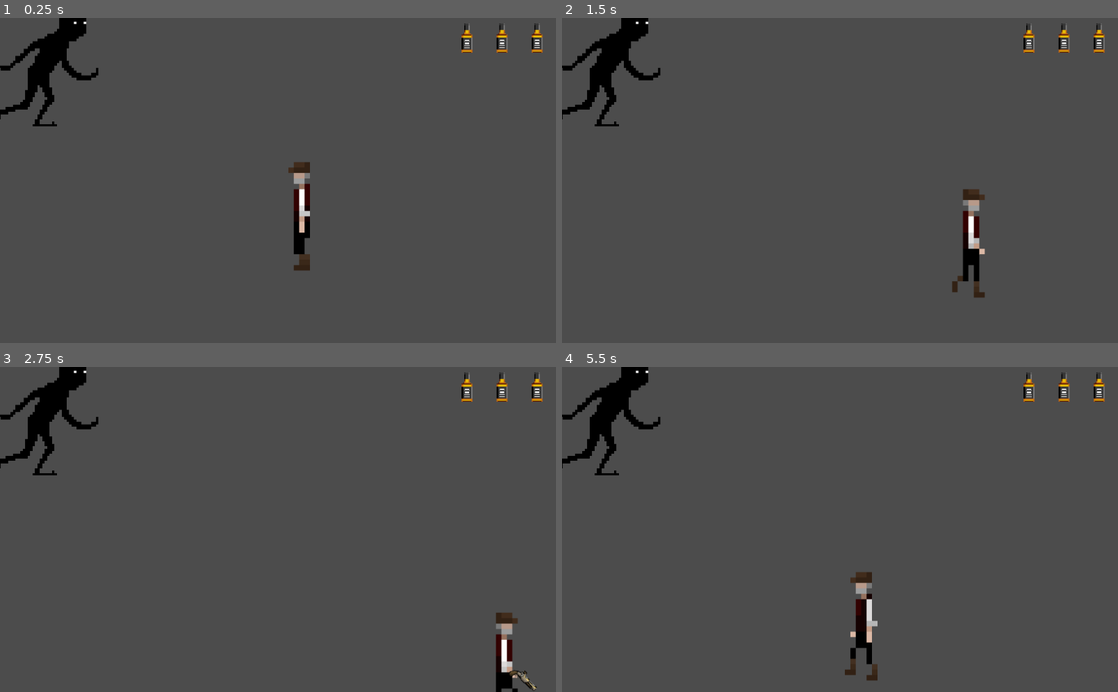
Above: before the commit, frames 1-4 (two rows, left to right).
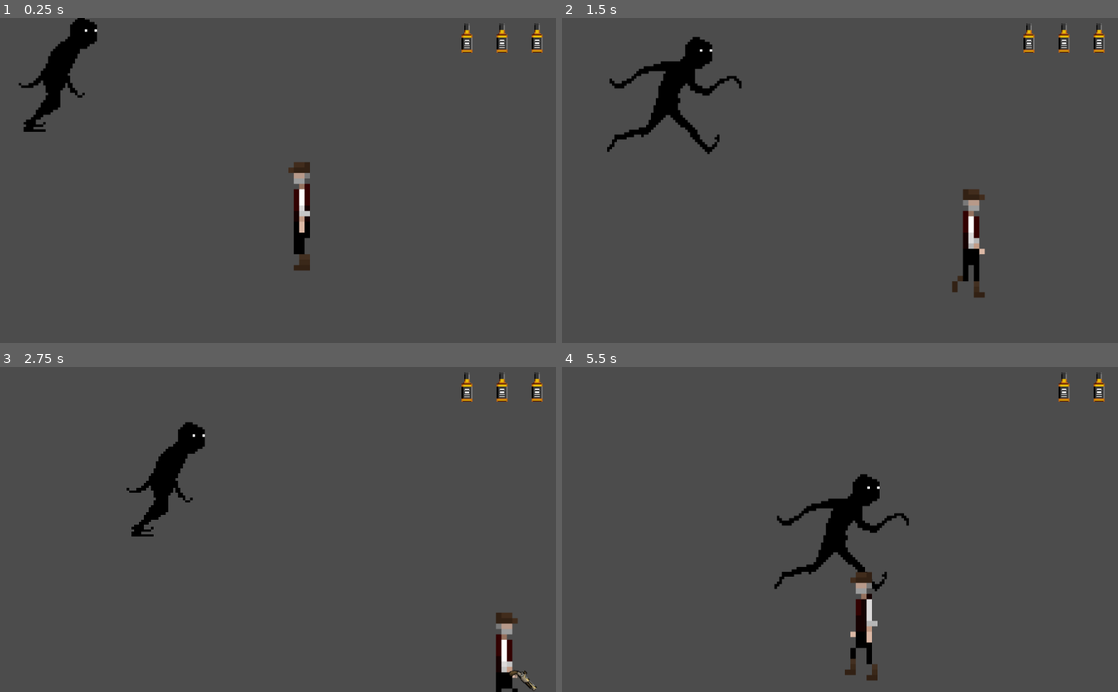
Above: after the commit, the same moments.

Repository: erickpea29/FinalDV
Game: Godot game, scene res://Pruebas.tscn
The game is run twice, just before and just after one commit, with the same random seed, the same clock (stepped at 60 frames per second) and the same inputs. This scene is started directly instead of the project's main scene. Sound files missing from this copy of the repository are replaced by a short silence.
Inputs (mouse positions are in pixels of both pictures, inside the frame that each line leads up to):
- Up to frame 1 (0.25 s): no input
- Up to frame 2 (1.5 s): move the mouse to (962, 164) at 0.52 s; hold Right (ui_right) 0.53-1.28 s; tap F (Shoot) at 0.6, 1.35 s; move the mouse to (728, 196) at 1.27 s; hold Down (ui_down) from 1.28 s (still down)
- Up to frame 3 (2.75 s): move the mouse to (333, 458) at 2.02 s; release Down (ui_down) at 2.03 s; hold Right (ui_right) from 2.03 s (still down); tap G (TakeGun) at 2.1 s; tap F (Shoot) at 2.3 s
- Up to frame 4 (5.5 s): move the mouse to (812, 594) at 2.77 s; release Right (ui_right) at 2.78 s; hold Up (ui_up) 2.78-3.53 s; tap F (Shoot) at 2.85, 3.6, 4.55, 5.1 s; move the mouse to (1006, 578) at 3.52 s; hold Left (ui_left) 3.53-5.03 s; move the mouse to (673, 480) at 4.27 s; tap G (TakeGun) at 4.35 s; move the mouse to (867, 529) at 5.02 s; hold Down (ui_down) from 5.03 s (still down)

The runs differ from the first frame. In frame 1, 1.9% of the frame differs, in the area x 0-18%, y 0-36%; in frame 2, 3.7%; in frame 3, 3.2%; in frame 4, 3.8%, in the area x 0-85%, y 0-70%.

Commit message:
Ya casi acabamos

Diff:
--- a/Assets/enemy/Enemy.gd
+++ b/Assets/enemy/Enemy.gd
@@ -2,6 +2,8 @@
 
 var Main_Character_Animation = null
 var move = Vector2.ZERO
+var lives = 2
+
 
 
 func _physics_process(delta):
@@ -34,3 +36,9 @@
 
 func _on_Area2D2_body_entered(body):
 	Livescounter.lives -= 1
+
+
+func _on_Area2D3_body_entered(body):
+	lives -= 1
+	if lives == 0:
+		self.queue_free()
--- a/Assets/enemy/Enemy.tscn
+++ b/Assets/enemy/Enemy.tscn
@@ -22,11 +22,14 @@
 height = 94.4076
 
 [sub_resource type="CircleShape2D" id=3]
-radius = 497.098
+radius = 941.461
 
 [sub_resource type="CapsuleShape2D" id=4]
 radius = 142.324
 height = 0.0
+
+[sub_resource type="CapsuleShape2D" id=5]
+radius = 132.258
 
 [node name="Enemy" type="KinematicBody2D"]
 collision_layer = 2
@@ -49,7 +52,7 @@
 collision_mask = 2
 
 [node name="CollisionShape2D" type="CollisionShape2D" parent="Area2D"]
-position = Vector2( 2.46887, -1.76894 )
+position = Vector2( 7.50854, -1.76894 )
 shape = SubResource( 3 )
 
 [node name="Area2D2" type="Area2D" parent="."]
@@ -61,6 +64,16 @@
 position = Vector2( -52.0363, 1.84816 )
 shape = SubResource( 4 )
 
+[node name="Area2D3" type="Area2D" parent="."]
+position = Vector2( -3.57623, -0.447021 )
+collision_layer = 8
+collision_mask = 4
+
+[node name="CollisionShape2D" type="CollisionShape2D" parent="Area2D3"]
+position = Vector2( 2.23514, 5.36435 )
+shape = SubResource( 5 )
+
 [connection signal="body_entered" from="Area2D" to="." method="_on_Area2D_body_entered"]
 [connection signal="body_exited" from="Area2D" to="." method="_on_Area2D_body_exited"]
 [connection signal="body_entered" from="Area2D2" to="." method="_on_Area2D2_body_entered"]
+[connection signal="body_entered" from="Area2D3" to="." method="_on_Area2D3_body_entered"]
--- a/Scenes/Characters/Main_Character_Animation.tscn
+++ b/Scenes/Characters/Main_Character_Animation.tscn
@@ -20,6 +20,7 @@
 [ext_resource path="res://Assets/Main_Character/Main_Character_Gun/old-man-gun-7.png" type="Texture" id=18]
 [ext_resource path="res://Assets/Main_Character/Main_Character_Shoot/old-man-gun-shoot-1.png" type="Texture" id=19]
 [ext_resource path="res://Assets/Audio/Shotgun_Sound.ogg" type="AudioStream" id=20]
+[ext_resource path="res://Assets/Audio/shoot.ogg" type="AudioStream" id=21]
 
 [sub_resource type="SpriteFrames" id=1]
 animations = [ {
@@ -28,9 +29,14 @@
 "name": "Main_Character_Gun_Walking",
 "speed": 8.0
 }, {
-"frames": [ ExtResource( 19 ) ],
+"frames": [ ExtResource( 4 ), ExtResource( 1 ), ExtResource( 2 ), ExtResource( 6 ), ExtResource( 5 ), ExtResource( 8 ), ExtResource( 7 ), ExtResource( 3 ) ],
+"loop": true,
+"name": "Main_Character_Walking",
+"speed": 8.0
+}, {
+"frames": [ ExtResource( 15 ) ],
 "loop": false,
-"name": "Main_Character_Shooting",
+"name": "Main_Character_Gun_Idle",
 "speed": 5.0
 }, {
 "frames": [ ExtResource( 4 ) ],
@@ -38,15 +44,10 @@
 "name": "Main_Character_Idle",
 "speed": 8.0
 }, {
-"frames": [ ExtResource( 15 ) ],
+"frames": [ ExtResource( 19 ) ],
 "loop": false,
-"name": "Main_Character_Gun_Idle",
+"name": "Main_Character_Shooting",
 "speed": 5.0
-}, {
-"frames": [ ExtResource( 4 ), ExtResource( 1 ), ExtResource( 2 ), ExtResource( 6 ), ExtResource( 5 ), ExtResource( 8 ), ExtResource( 7 ), ExtResource( 3 ) ],
-"loop": true,
-"name": "Main_Character_Walking",
-"speed": 8.0
 } ]
 
 [sub_resource type="CapsuleShape2D" id=2]
@@ -82,3 +83,6 @@
 
 [node name="Shoot_SoundEffect" type="AudioStreamPlayer" parent="."]
 stream = ExtResource( 20 )
+
+[node name="AudioStreamPlayer" type="AudioStreamPlayer" parent="."]
+stream = ExtResource( 21 )
--- a/Scenes/Lives.gd
+++ b/Scenes/Lives.gd
@@ -9,4 +9,4 @@
 	if Livescounter.lives == 1:
 		$Live2.hide()
 	if Livescounter.lives == 0:
-		get_tree().reload_current_scene()
+		get_tree().change_scene("res://Scenes/Died_scene/Died_scene.tscn")
--- a/Scripts/Main_Character_Animation.gd
+++ b/Scripts/Main_Character_Animation.gd
@@ -47,6 +47,7 @@
 			#Verificamos que tenga arma y que se haya presionado F (disparo)
 			if Input.is_action_just_pressed("Shoot"):
 				$Player.animation = "Main_Character_Shooting"
+
 				shoot() #Funcion que genera la bala y realiza el disparo
 		else:
 			$Player.animation = "Main_Character_Idle" #Sprite del personaje cuando está quieto y no tiene arma
@@ -57,6 +58,7 @@
 #Funcion para generar la bala y animar el disparo del arma del personaje
 func shoot():
 	var bala = dispara_bala.instance() #Instanciamos la bala
+	$AudioStreamPlayer.play()
 	if($Player.flip_h == true):
 		bala.inicio($Player/Gun_Flipped.global_position, dir)
 	else:
Not shown, changed: Assets/Audio/shoot.ogg.import
Not shown: 1 places in Assets/enemy/Enemy.tscn that only renumber resources
Not shown: 1 places in Scenes/Characters/Main_Character_Animation.tscn that only renumber resources
